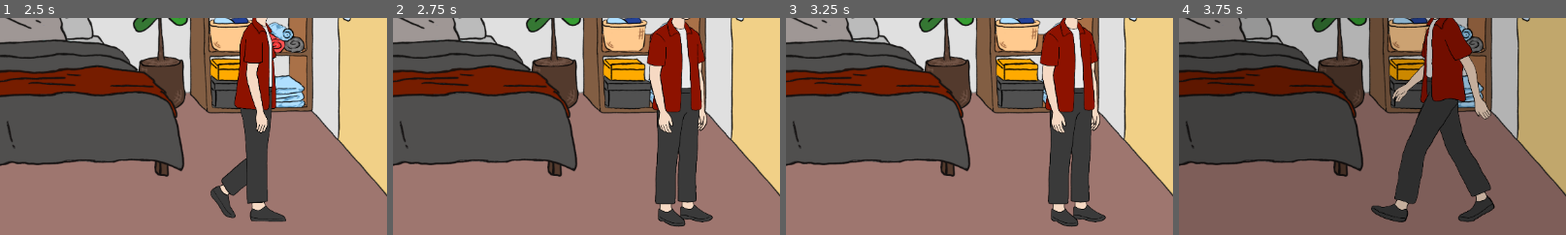
Above: before the commit, frames 1-4 (left to right).
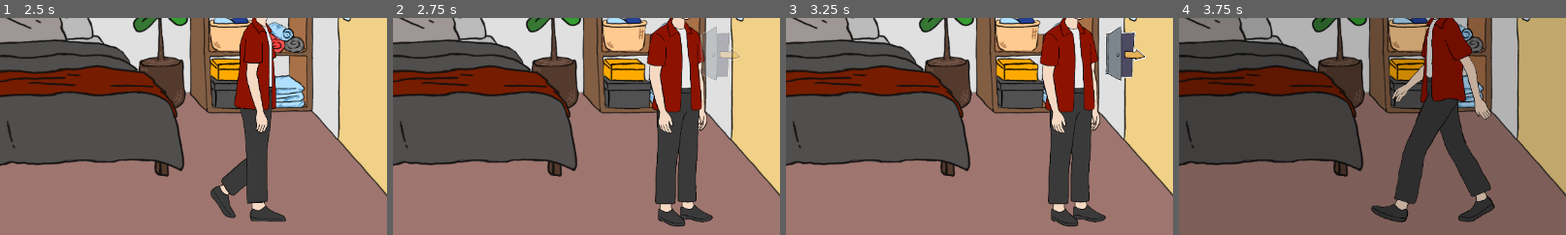
Above: after the commit, the same moments.

Repository: PakornkitNaivirat/Godot-Makut-5-Project
Game: Godot game, scene res://Asset/Screen/BG/Reuseable/bed_room.tscn
Same seed, same stepped clock (60 frames per second), same inputs: the game is played once before the commit and once after it.
Inputs (mouse positions are % of the whole screen's width and height, from its top left):
- Up to frame 1 (2.5 s): tap Enter (ui_accept) at 0.5, 0.77, 2 s; move the mouse to (72, 45) at 0.52 s; hold D (move_right) 0.53-1.25 s; tap Space (interact) at 0.6, 2.1 s; click (72, 45) at 0.67 s; drag from (30, 55) to (45, 70) at 1.27 s; move the mouse to (60, 28) at 2.02 s; hold D (move_right) from 2.03 s (still down)
- Up to frame 2 (2.75 s): keep holding D (move_right)
- Up to frame 3 (3.25 s): release D (move_right) at 2.75 s; drag from (45, 70) to (20, 35) at 2.77 s
- Up to frame 4 (3.75 s): move the mouse to (80, 65) at 3.52 s; hold A (move_left) from 3.53 s (still down); tap Space (interact) at 3.6 s
The pictures show only the part of the screen within x 50-100%, y 47-97%; the shares and areas given below are measured in that part.

Frame 1 is identical in both runs. In frame 2, 1.5% of the frame differs, in the area x 79-90%, y 4-29%; in frame 3, 1.7%, in the area x 82-93%, y 4-30%; in frame 4, nothing differs.

Commit message:
Hot FIxed

Diff:
--- a/Asset/Screen/BG/Cutscreen/cut_screen__before_lab.tscn
+++ b/Asset/Screen/BG/Cutscreen/cut_screen__before_lab.tscn
@@ -5,9 +5,12 @@
 [ext_resource type="Texture2D" uid="uid://l70ofmrtktwj" path="res://Asset/Spirte/Background/CutScreen/Lift/Untitled57.png" id="2_vp7o3"]
 [ext_resource type="PackedScene" uid="uid://c73ny583v40f1" path="res://Asset/Screen/script_reuseable/Text/Speech_bubble.tscn" id="4_j7y27"]
 
+[sub_resource type="CompressedTexture2D" id="CompressedTexture2D_kui07"]
+load_path = "res://.godot/imported/Untitled47.png-6fe519f64e2677703b5ac8bba29d90c6.ctex"
+
 [sub_resource type="Animation" id="Animation_kui07"]
 resource_name = "Lift"
-length = 10.0
+length = 15.0
 step = 0.1
 tracks/0/type = "value"
 tracks/0/imported = false
@@ -16,10 +19,10 @@
 tracks/0/interp = 1
 tracks/0/loop_wrap = true
 tracks/0/keys = {
-"times": PackedFloat32Array(0, 3.5),
-"transitions": PackedFloat32Array(1, 1),
-"update": 1,
-"values": [ExtResource("1_1dxd7"), ExtResource("1_1dxd7")]
+"times": PackedFloat32Array(0, 3.5, 7, 10.5),
+"transitions": PackedFloat32Array(1, 1, 1, 1),
+"update": 1,
+"values": [ExtResource("1_1dxd7"), ExtResource("1_1dxd7"), SubResource("CompressedTexture2D_kui07"), SubResource("CompressedTexture2D_kui07")]
 }
 tracks/1/type = "value"
 tracks/1/imported = false
@@ -28,10 +31,10 @@
 tracks/1/interp = 1
 tracks/1/loop_wrap = true
 tracks/1/keys = {
-"times": PackedFloat32Array(0, 3, 3.5),
-"transitions": PackedFloat32Array(1, 1, 1),
-"update": 0,
-"values": [Color(1, 1, 1, 0), Color(1, 1, 1, 1), Color(1, 1, 1, 0)]
+"times": PackedFloat32Array(0, 3, 3.5, 7, 10, 10.5),
+"transitions": PackedFloat32Array(1, 1, 1, 1, 1, 1),
+"update": 0,
+"values": [Color(1, 1, 1, 0), Color(1, 1, 1, 1), Color(1, 1, 1, 0), Color(1, 1, 1, 0), Color(1, 1, 1, 1), Color(1, 1, 1, 0)]
 }
 tracks/2/type = "value"
 tracks/2/imported = false
@@ -40,10 +43,10 @@
 tracks/2/interp = 1
 tracks/2/loop_wrap = true
 tracks/2/keys = {
-"times": PackedFloat32Array(0, 3.5),
-"transitions": PackedFloat32Array(1, 1),
-"update": 0,
-"values": [Rect2(583.1855, 34.71866, 752.1855, 1001.1848), Rect2(583.1855, 34.71866, 752.1855, 1001.1848)]
+"times": PackedFloat32Array(0, 3.5, 7, 10.5),
+"transitions": PackedFloat32Array(1, 1, 1, 1),
+"update": 0,
+"values": [Rect2(583.1855, 34.71866, 752.1855, 1001.1848), Rect2(583.1855, 34.71866, 752.1855, 1001.1848), Rect2(244.12653, 45.891716, 1452.4961, 985.62244), Rect2(244.12653, 45.891716, 1452.4961, 985.62244)]
 }
 tracks/3/type = "value"
 tracks/3/imported = false
@@ -52,10 +55,10 @@
 tracks/3/interp = 1
 tracks/3/loop_wrap = true
 tracks/3/keys = {
-"times": PackedFloat32Array(0, 0.5, 3.5),
-"transitions": PackedFloat32Array(1, 1, 1),
-"update": 0,
-"values": [Vector2(713, 325), Vector2(575, 325), Vector2(575, 325)]
+"times": PackedFloat32Array(0, 0.5, 3.5, 7, 7.5, 7.625, 7.75, 7.875, 8, 8.125, 8.25, 8.375),
+"transitions": PackedFloat32Array(1, 1, 1, 1, 1, 1, 1, 1, 1, 1, 1, 1),
+"update": 0,
+"values": [Vector2(713, 325), Vector2(575, 325), Vector2(575, 325), Vector2(713, 325), Vector2(575, 325), Vector2(575, 340), Vector2(575, 325), Vector2(575, 305), Vector2(575, 325), Vector2(575, 340), Vector2(575, 325), Vector2(575, 305)]
 }
 tracks/4/type = "value"
 tracks/4/imported = false
--- a/Asset/Screen/BG/Cutscreen/cut_screen_bed.tscn
+++ b/Asset/Screen/BG/Cutscreen/cut_screen_bed.tscn
@@ -250,7 +250,7 @@
 
 [node name="cut_screen_bed" type="Node2D" unique_id=2028683668]
 script = ExtResource("1_ubqv7")
-next_scene_path = "res://Asset/Screen/script_reuseable/Text/chat_system.tscn"
+next_scene_path = "res://Asset/Screen/script_reuseable/Text/Chat/chat_system.tscn"
 
 [node name="ColorRect" type="ColorRect" parent="." unique_id=8896898]
 offset_right = 1170.0
--- a/Asset/Screen/BG/Reuseable/bed_room.tscn
+++ b/Asset/Screen/BG/Reuseable/bed_room.tscn
@@ -49,7 +49,6 @@
 [node name="Day1_Day" type="Node2D" parent="." unique_id=1779728722]
 
 [node name="Smart_Door" parent="Day1_Day" unique_id=1423616178 instance=ExtResource("5_pnk2q")]
-visible = false
 position = Vector2(92, 886)
 next_scene_path = "res://Asset/Screen/BG/Reuseable/sod_saiDay1 Dawn.tscn"
 target_spawn_point_name = "Fontroom"
@@ -63,7 +62,6 @@
 position = Vector2(105, -377)
 
 [node name="Door_Sideway" parent="Day1_Day" unique_id=1165793304 instance=ExtResource("4_mnxv1")]
-visible = false
 position = Vector2(1671, 649)
 next_scene_path = "res://Asset/Screen/BG/Cutscreen/cut_sreen_wash_face.tscn"
 target_spawn_point_name = "Baht"
@@ -73,7 +71,6 @@
 position = Vector2(495.5, 371.25)
 
 [node name="Minigame-Interact" parent="Day1_Day" unique_id=157613088 instance=ExtResource("3_lq5bo")]
-visible = false
 position = Vector2(892, 743)
 next_scene_path = "res://Asset/Screen/BG/Minigames/minigame_1.tscn"
 minigame_id = "backpack"
@@ -83,7 +80,6 @@
 position = Vector2(0, 132.375)
 
 [node name="Day2_Day" type="Node2D" parent="." unique_id=1562161953]
-visible = false
 
 [node name="Dialogue" parent="Day2_Day" unique_id=410944203 instance=ExtResource("7_3hubp")]
 position = Vector2(225, 895)
--- a/Asset/Script/Re-use/Text-Dialogue/message_bubble.gd
+++ b/Asset/Script/Re-use/Text-Dialogue/message_bubble.gd
@@ -6,7 +6,7 @@
 @onready var chat_scroll = $Panel/ChatScroll
 @onready var message_list = $Panel/ChatScroll/MessageList
 
-var bubble_scene = preload("res://Asset/Screen/script_reuseable/Text/message_bubble.tscn")
+var bubble_scene = preload("res://Asset/Screen/script_reuseable/Text/Chat/message_bubble.tscn")
 
 var chat_data = [
 	{"text": " [Marine Conservation Club Bot]\n Hey there! 👋\n Welcome to the Marine Conservation Club.\n\n If you're interested in joining, I can help\n you sign up real quick.\n Just type:\n - 'join' to apply\n - 'info' to learn more about the club", "is_me": false},
--- a/Asset/Script/Re-use/Text-Dialogue/speech_box.gd
+++ b/Asset/Script/Re-use/Text-Dialogue/speech_box.gd
@@ -2,7 +2,6 @@
 
 @onready var panel = $PanelContainer
 @onready var label = $PanelContainer/MarginContainer/Label
-@onready var tail = $Polygon2D
 
 @export var typing_speed: float = 0.05
 
